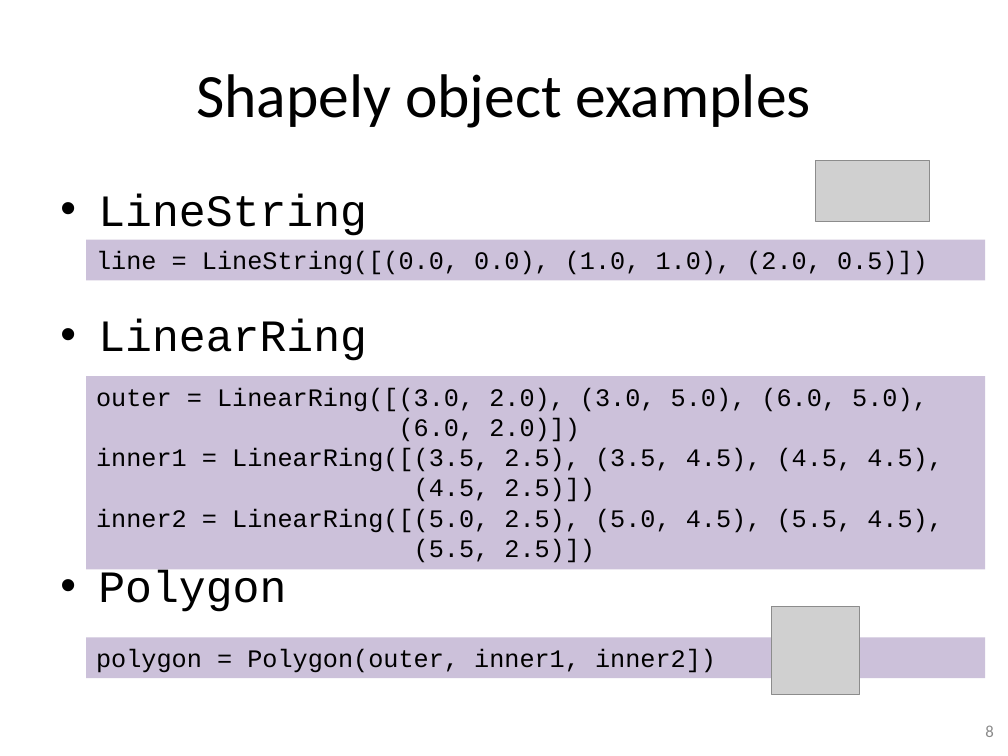
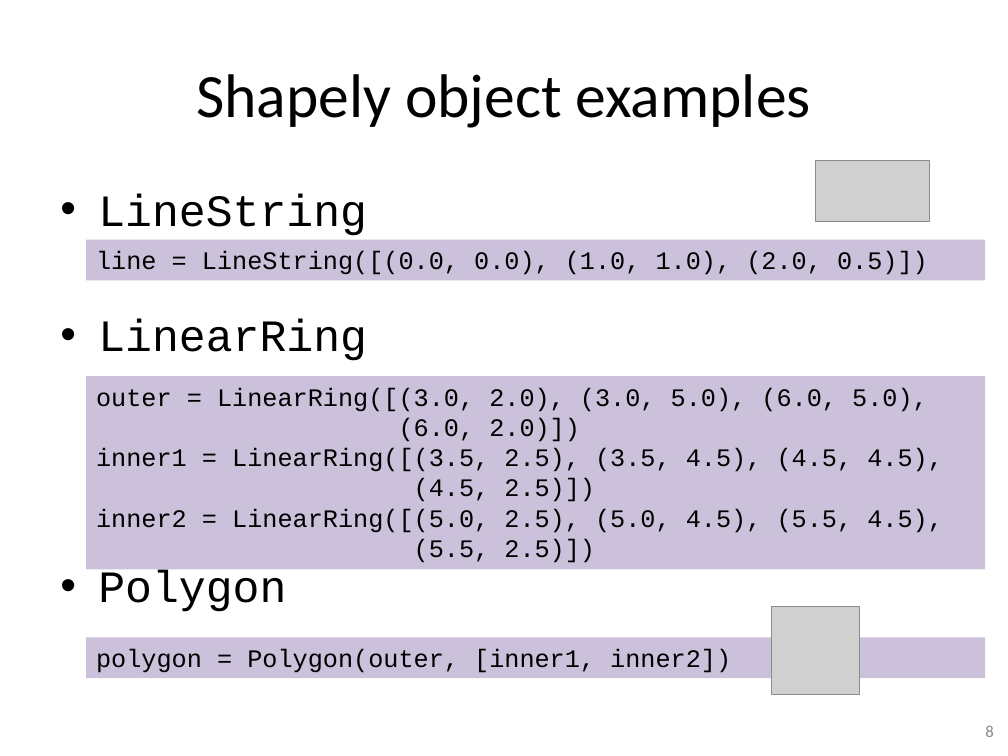
Before and after one commit to gjbex/training-material, a slide deck: slide 8 of Python/python_gis.pptx. Drawn at 1008x756 pixels with LibreOffice and Linux fonts; fonts in the diff are those of the drawing; grey boxes stand for pictures. Boxes give left, top, right and bottom in pixels: in the first picture for what was removed or moved away, otherwise in the second. Text is boxed around its words. In the diff, an @@ line names an element or a change of style, - is before the commit and + after.

```diff
--- a/Python/python_gis.pptx
+++ b/Python/python_gis.pptx
@@ text in rectangle at (96,649,731,673): text changed @@
-polygon = Polygon(outer, inner1, inner2])
+polygon = Polygon(outer, [inner1, inner2])
```
Also in this commit, not shown: 1 slide added.
